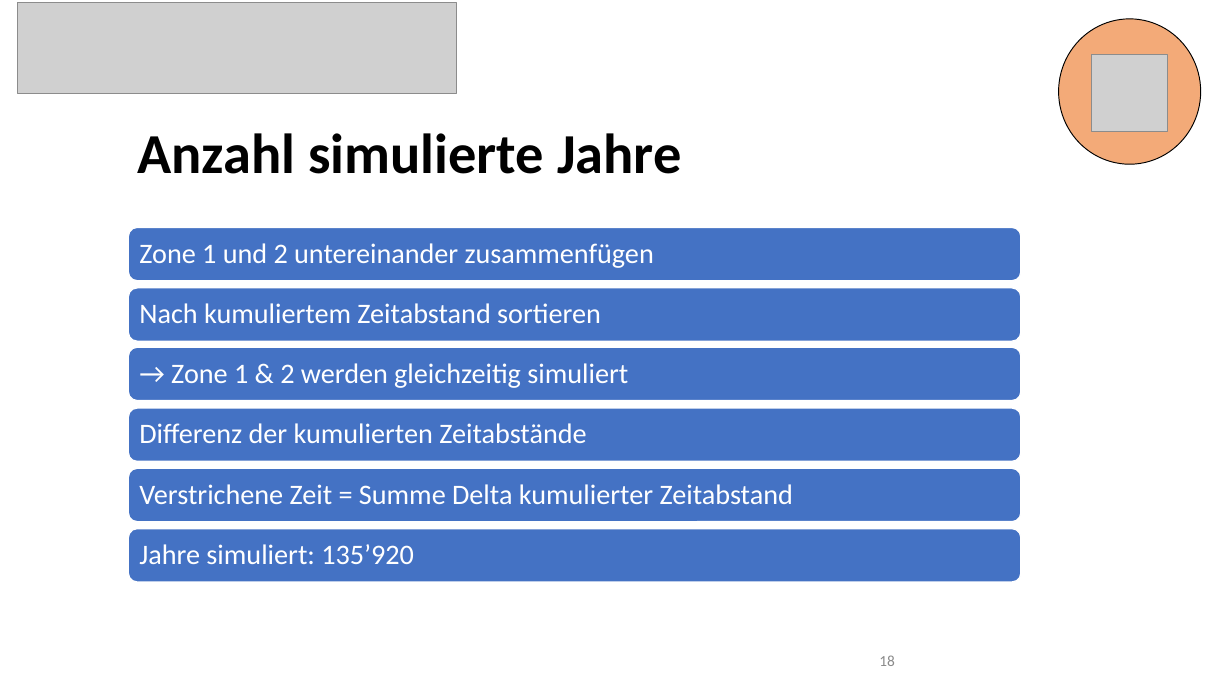
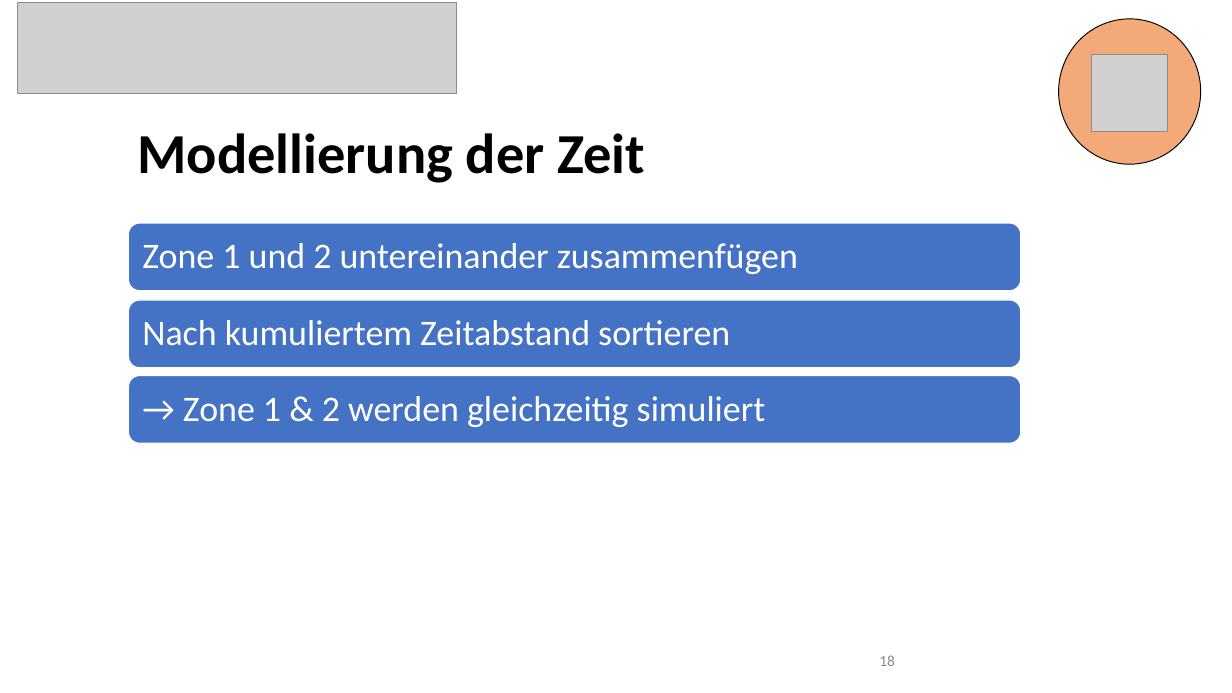
Before and after one commit to 7ben18/FHNW_Steinschlagrisiko, a slide deck: slide 18 of Praesentation/Steinschlagrisiko_Präsentation.pptx. Drawn at 1232x693 pixels with LibreOffice and Linux fonts; fonts in the diff are those of the drawing; grey boxes stand for pictures. Boxes give left, top, right and bottom in pixels: in the first picture for what was removed or moved away, otherwise in the second. Text is boxed around its words. In the diff, an @@ line names an element or a change of style, - is before the commit and + after.

```diff
--- a/Praesentation/Steinschlagrisiko_Präsentation.pptx
+++ b/Praesentation/Steinschlagrisiko_Präsentation.pptx
@@ title at [138,133,645,183]: text changed @@
-Anzahl simulierte Jahre
+Modellierung der Zeit
@@ rounded rectangle: place and size @@
-rounded rectangle at [128,227,1021,281]
+rounded rectangle at [128,223,1021,290]
@@ rounded rectangle: place and size @@
-rounded rectangle at [128,288,1021,342]
+rounded rectangle at [128,300,1021,368]
@@ text "Nach kumuliertem Zeitabstand sortieren": place and size @@
-text "Nach kumuliertem Zeitabstand sortieren" at [139,303,601,323]
+text "Nach kumuliertem Zeitabstand sortieren" at [142,320,730,346]
@@ rounded rectangle: place and size @@
-rounded rectangle at [128,409,1021,462]
+rounded rectangle at [128,375,1021,443]
@@ size 22 to 28 pt; more space between paragraphs in 3 elements at [142,243,798,274], [142,320,730,346], [183,396,766,427] @@
@@ text "→ Zone 1 & 2 ...": place and size @@
-text "→ Zone 1 & 2 ..." at [171,363,628,388]
+text "→ Zone 1 & 2 ..." at [183,396,766,427]
@@ group removed at [128,348,1021,582]: 3 rounded rectangles, 3 texts @@
-Differenz der kumulierten Zeitabstände
-Verstrichene Zeit = Summe Delta kumulierter Zeitabstand
-Jahre simuliert: 135’920
```
Also in this commit, not shown: 1 other slide changed, 3 slides added, 1 slide removed.
